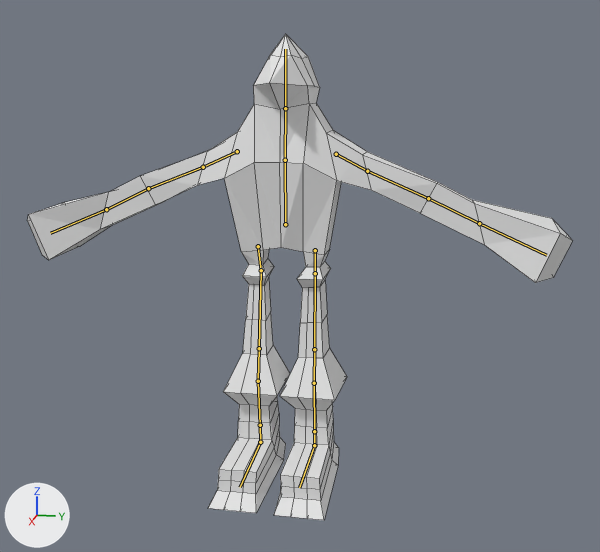
The Blender file Characters/Enemies/Humanoid Bird animations.blend as it was, and as the next commit left it.
Camera for both pictures: a 50 mm lens placed at (23.53, 5.1, 12.13), pointed at (1.22, 0.64, 6.55). The axes (+X, +Y, +Z) are drawn at lower left. The lights are the same throughout. The bones that bend it are drawn over the model as lines. Mesh edges are drawn as thin lines.
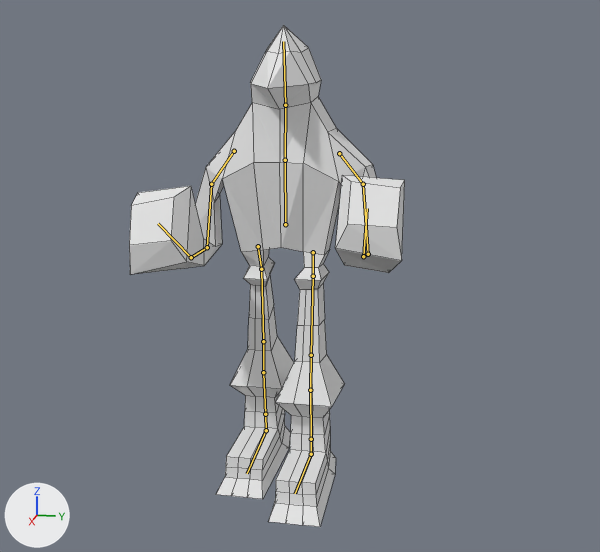
The newer file adds an action. The first version stands in its rest pose; the second is drawn at frame 5 of the action 'AttackEnter'.

The change in detail:
Bone 'Bone.013' (bone_bone_013) turns from (0, 0, 0) to (9, 1, 0) degrees about its own x, y and z.
Bone 'Bone.014' (bone_bone_014) turns from (0, 0, 0) to (-2, 0, 0) degrees about its own x, y and z.
Bone 'Bone.015' (bone_bone_015) turns from (0, 0, 0) to (4, 0, 0) degrees about its own x, y and z.
Bone 'Bone.016' (bone_bone_016) turns from (0, 0, 0) to (-4, 0, 0) degrees about its own x, y and z.
Bone 'Bone.017' (bone_bone_017) turns from (0, 0, 0) to (-3, 0, 0) degrees about its own x, y and z.
Bone 'Bone.019' (bone_bone_019) moves from (0.0, 0.0, 0.0) to (0.0, -0.02, -0.26).
Bone 'Bone.019' (bone_bone_019) turns from (0, 0, 0) to (-7, 0, 0) degrees about its own x, y and z.
Bone 'Bone.020' (bone_bone_020) turns from (0, 0, 0) to (0, 0, 2) degrees about its own x, y and z.
Bone 'Bone.021' (bone_bone_021) turns from (0, 0, 0) to (0, 0, -3) degrees about its own x, y and z.
Bone 'Bone.022' (bone_bone_022) turns from (0, 0, 0) to (0, 0, 1) degrees about its own x, y and z.
Bone 'Bone.023' (bone_bone_023) turns from (0, 0, 0) to (-2, 0, 0) degrees about its own x, y and z.
Bone 'Bone.001' (bone_bone_001) is rescaled from (1.0, 1.0, 1.0) to (1.07, 1.07, 1.07).
Bone 'Bone.004' (bone_bone_004) turns from (0, 0, 0) to (-30, -4, -1) degrees about its own x, y and z.
Bone 'Bone.005' (bone_bone_005) turns from (0, 0, 0) to (-32, 1, 1) degrees about its own x, y and z.
Bone 'Bone.006' (bone_bone_006) turns from (0, 0, 0) to (-1, 10, 95) degrees about its own x, y and z.
Bone 'Bone.007' (bone_bone_007) turns from (0, 0, 0) to (0, 1, 35) degrees about its own x, y and z.
Bone 'Bone.009' (bone_bone_009) turns from (0, 0, 0) to (-23, 0, -3) degrees about its own x, y and z.
Bone 'Bone.010' (bone_bone_010) turns from (0, 0, 0) to (-38, -1, -5) degrees about its own x, y and z.
Bone 'Bone.011' (bone_bone_011) turns from (0, 0, 0) to (8, -3, -94) degrees about its own x, y and z.
Bone 'Bone.012' (bone_bone_012) turns from (0, 0, 0) to (4, 0, -36) degrees about its own x, y and z.
Bone 'Bone.002' (bone_bone_002) turns from (0, 0, 0) to (0, 0, 8) degrees about its own x, y and z.

Location of each change, (x1, y1, x2, y2) in pixels of the pictures (600 x 552 px):
'Cube', posed (49% narrower): before (27, 34, 572, 520); after (129, 25, 405, 527)
bone 'Bone.013', root to tip: before (258, 246) to (261, 270); after (258, 246) to (261, 269)
bone 'Bone.014', root to tip: before (261, 270) to (259, 348); after (261, 269) to (263, 341)
bone 'Bone.015', root to tip: before (259, 348) to (258, 381); after (263, 341) to (263, 372)
bone 'Bone.016', root to tip: before (258, 381) to (260, 425); after (263, 372) to (265, 414)
bone 'Bone.017', root to tip: before (260, 425) to (260, 442); after (265, 414) to (266, 430)
bone 'Bone.019', root to tip: before (315, 250) to (315, 273); after (313, 252) to (313, 276)
bone 'Bone.020', root to tip: before (315, 273) to (314, 349); after (313, 276) to (311, 355)
bone 'Bone.021', root to tip: before (314, 349) to (314, 383); after (311, 355) to (310, 390)
bone 'Bone.022', root to tip: before (314, 383) to (314, 431); after (310, 390) to (311, 439)
bone 'Bone.023', root to tip: before (314, 431) to (314, 445); after (311, 439) to (311, 454)
bone 'Bone.001', root to tip: before (285, 160) to (285, 108); after (285, 160) to (285, 105)
bone 'Bone.004', root to tip: before (237, 151) to (203, 167); after (234, 151) to (211, 184)
bone 'Bone.005', root to tip: before (203, 167) to (148, 188); after (211, 184) to (207, 247)
bone 'Bone.006', root to tip: before (148, 188) to (106, 209); after (207, 247) to (191, 257)
bone 'Bone.007', root to tip: before (106, 209) to (50, 233); after (191, 257) to (158, 223)
bone 'Bone.009', root to tip: before (336, 154) to (367, 171); after (339, 153) to (363, 184)
bone 'Bone.010', root to tip: before (367, 171) to (428, 198); after (363, 184) to (368, 254)
bone 'Bone.011', root to tip: before (428, 198) to (479, 223); after (368, 254) to (363, 256)
bone 'Bone.012', root to tip: before (479, 223) to (546, 255); after (363, 256) to (367, 208)
bone 'Bone.002', root to tip: before (285, 108) to (285, 49); after (285, 105) to (283, 41)
